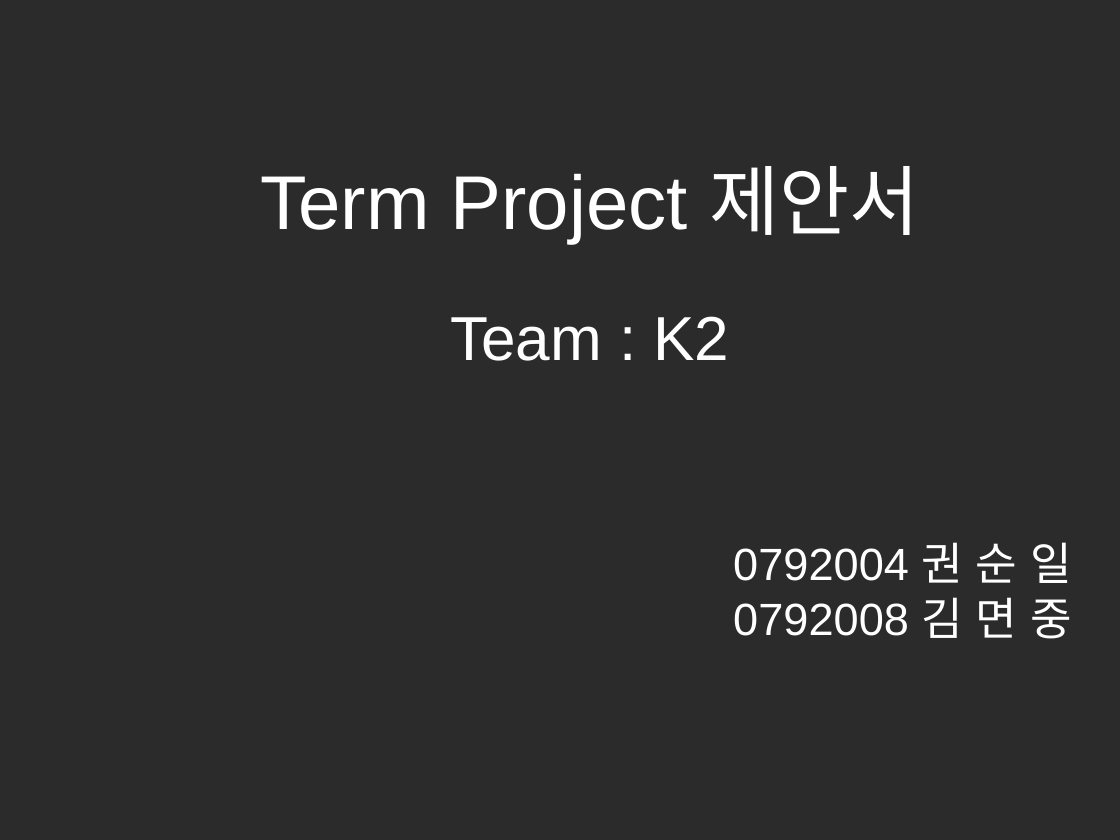
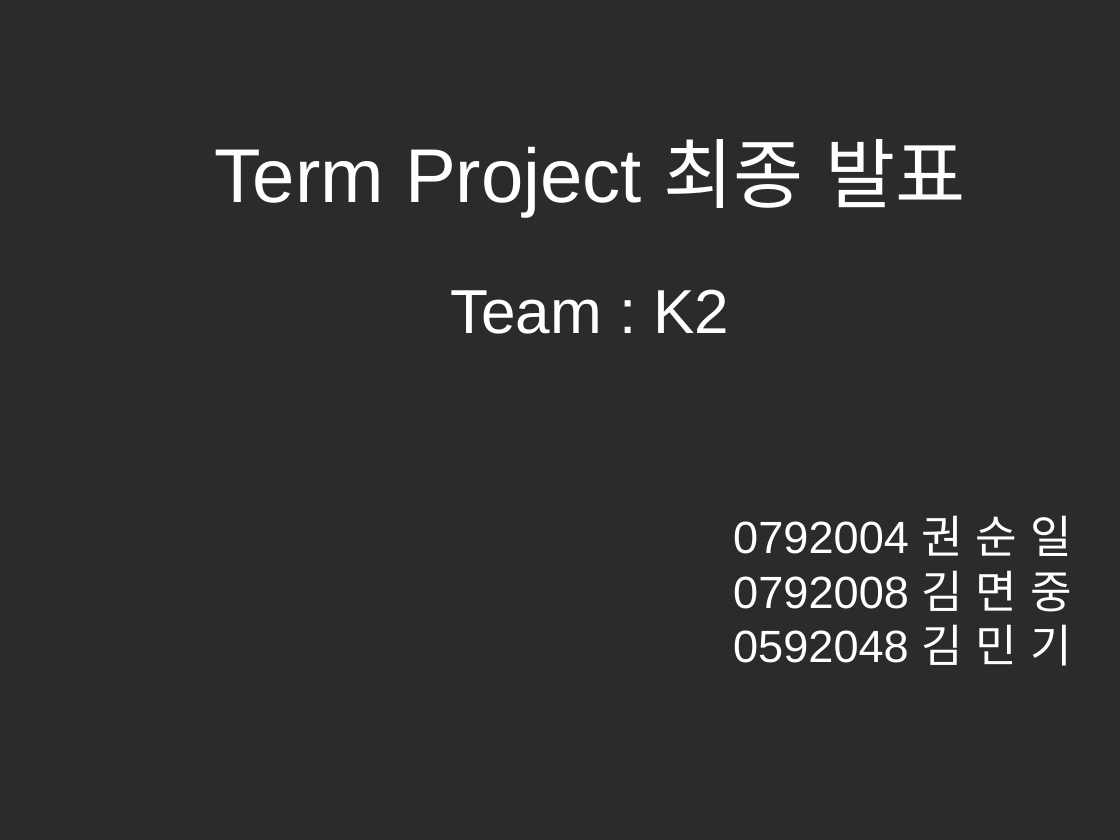
Before and after one commit to hl1itj/Team3, a slide deck: slide 1 of doc/term project 발표자료.odp. Drawn at 1120x840 pixels with LibreOffice and Linux fonts; fonts in the diff are those of the drawing; background and template pictures are left out; a plain dark background stands for a picture behind light text. Boxes give left, top, right and bottom in pixels: in the first picture for what was removed or moved away, otherwise in the second. Text is boxed around its words. In the diff, an @@ line names an element or a change of style, - is before the commit and + after.

```diff
--- a/doc/term project 발표자료.odp
+++ b/doc/term project 발표자료.odp
@@ subtitle at (215, 139, 965, 216): text changed @@
-Term Project 제안서
+Term Project 최종 발표
@@ subtitle at (733, 624, 1072, 666): paragraph added @@
+0592048 김 민 기
```
Also in this commit, not shown: 2 other slides changed, 4 slides added, 5 slides removed, 2 other files.
